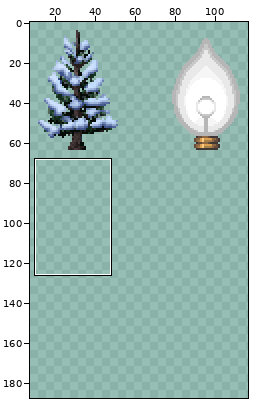
Sprite sheet: assets/textures/props.png. Above, an overview of the earlier version with the close-up marked.
Close-up. As it was:
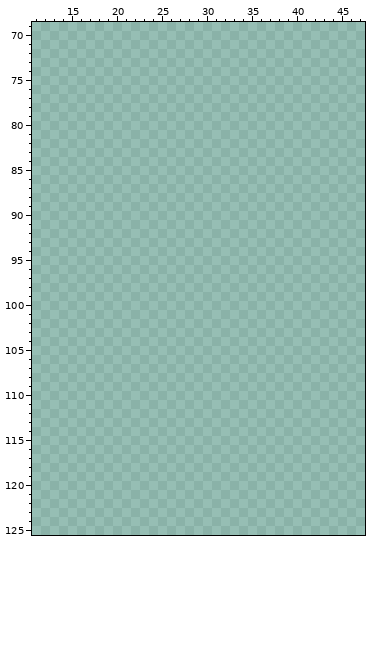
The file is 256x256 pixels. Colours within 5 levels of each other are drawn and written as one. Shown: x 11..47, y 69..125. The old version is drawn lined up with the new one. The wide view leaves out empty margins. The commit also changed other parts of the picture, which this record leaves out.
Once edited:
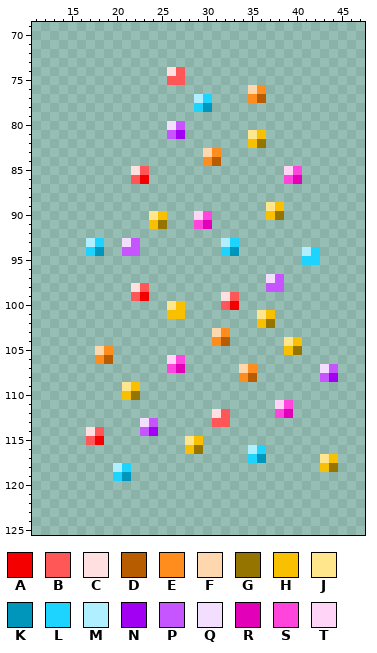
Palette (. is transparent): A #f40000  B #ff5757  C #ffdfdf  D #b85c00  E #ff8d1d  F #ffd7af  G #967400  H #f8c000  J #ffe58b  K #0095ba  L #1dd3ff  M #afefff  N #a100f2  P #c655ff  Q #f4deff  R #e200b8  S #ff45dc  T #ffd4f7
The edit:
drawings rearranged on the sheet (the old picture shows each at its new place; 1 dropped ones are not shown)
@@ x 11..47 @@
  73 .....................................
- 74 .....................................
- 75 .....................................
- 76 .....................................
- 77 .....................................
- 78 .....................................
+ 74 ...............CB....................
+ 75 ...............BB....................
+ 76 ........................FE...........
+ 77 ..................ML....ED...........
+ 78 ..................LK.................
  79 .....................................
- 80 .....................................
- 81 .....................................
- 82 .....................................
- 83 .....................................
- 84 .....................................
- 85 .....................................
- 86 .....................................
+ 80 ...............QP....................
+ 81 ...............PN.......JH...........
+ 82 ........................HG...........
+ 83 ...................FE................
+ 84 ...................ED................
+ 85 ...........CB...............TS.......
+ 86 ...........BA...............SR.......
  87 .....................................
  88 .....................................
- 89 .....................................
- 90 .....................................
- 91 .....................................
+ 89 ..........................JH.........
+ 90 .............JH...TS......HG.........
+ 91 .............HG...SR.................
  92 .....................................
- 93 .....................................
- 94 .....................................
- 95 .....................................
+ 93 ......ML..QP.........ML..............
+ 94 ......LK..PP.........LK.......ML.....
+ 95 ..............................LL.....
  96 .....................................
- 97 .....................................
- 98 .....................................
- 99 .....................................
-100 .....................................
-101 .....................................
-102 .....................................
-103 .....................................
-104 .....................................
-105 .....................................
-106 .....................................
-107 .....................................
-108 .....................................
-109 .....................................
-110 .....................................
-111 .....................................
-112 .....................................
-113 .....................................
-114 .....................................
-115 .....................................
-116 .....................................
-117 .....................................
-118 .....................................
-119 .....................................
+ 97 ..........................QP.........
+ 98 ...........CB.............PP.........
+ 99 ...........BA........CB..............
+100 ...............JH....BA..............
+101 ...............HH........JH..........
+102 .........................HG..........
+103 ....................FE...............
+104 ....................ED......JH.......
+105 .......FE...................HG.......
+106 .......ED......TS....................
+107 ...............SR......FE.......QP...
+108 .......................ED.......PN...
+109 ..........JH.........................
+110 ..........HG.........................
+111 ...........................TS........
+112 ....................CB.....SR........
+113 ............QP......BB...............
+114 ......CB....PN.......................
+115 ......BA.........JH..................
+116 .................HG.....ML...........
+117 ........................LK......JH...
+118 .........ML.....................HG...
+119 .........LK..........................
 120 .....................................
Boxes around the changes in both close-ups, in picture pixels (x1, y1, x2, y2):
added: (86, 67, 338, 481)
